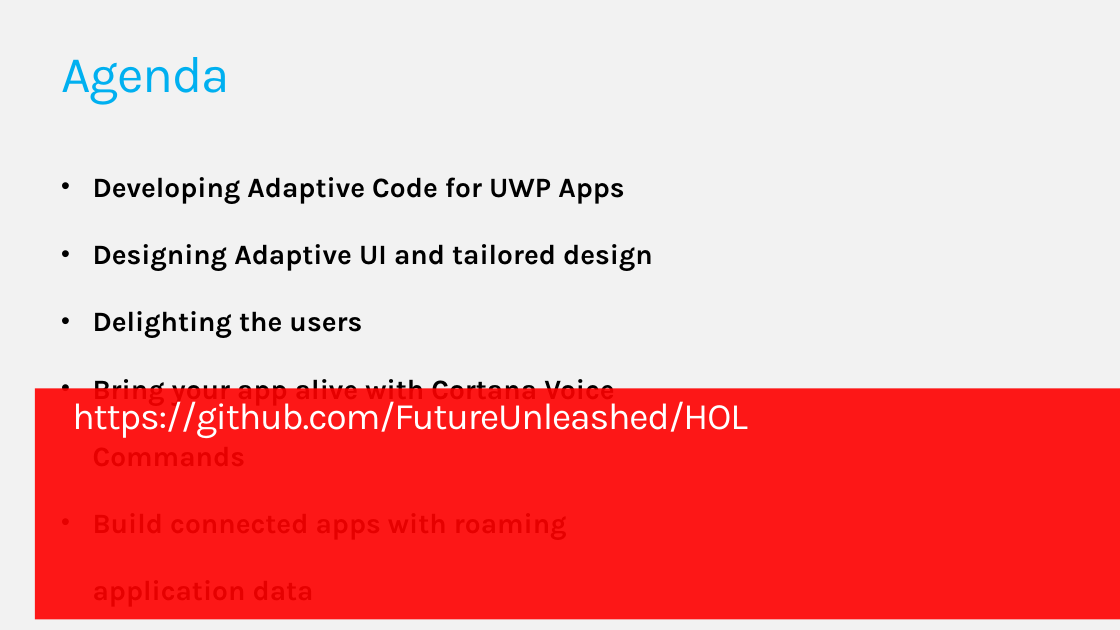
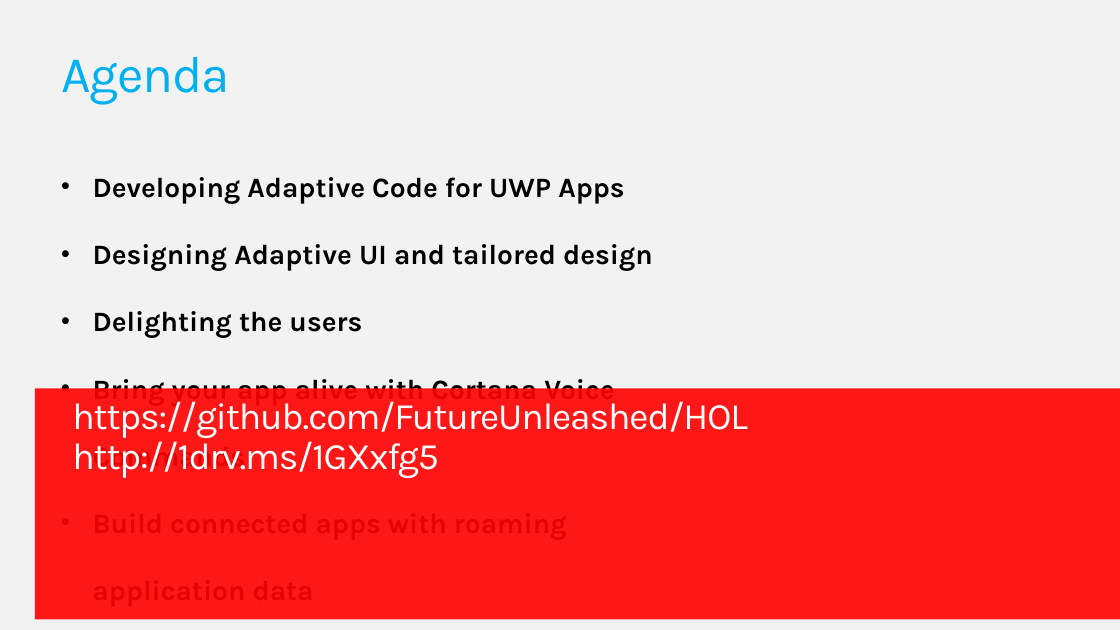
Before and after one commit to FutureUnleashed/HOL, a slide deck: slide 2 of UWPLab/Develop Windows UWP Apps on Windows 10 - 2.pptx. Drawn at 1120x630 pixels with LibreOffice and Linux fonts; fonts in the diff are those of the drawing; background and template pictures are left out. Boxes give left, top, right and bottom in pixels: in the first picture for what was removed or moved away, otherwise in the second. Text is boxed around its words. In the diff, an @@ line names an element or a change of style, - is before the commit and + after.

```diff
--- a/UWPLab/Develop Windows UWP Apps on Windows 10 - 2.pptx
+++ b/UWPLab/Develop Windows UWP Apps on Windows 10 - 2.pptx
@@ text at (72, 435, 439, 478): paragraph added @@
+http://1drv.ms/1GXxfg5
```
Also in this commit, not shown: 2 other slides changed.
